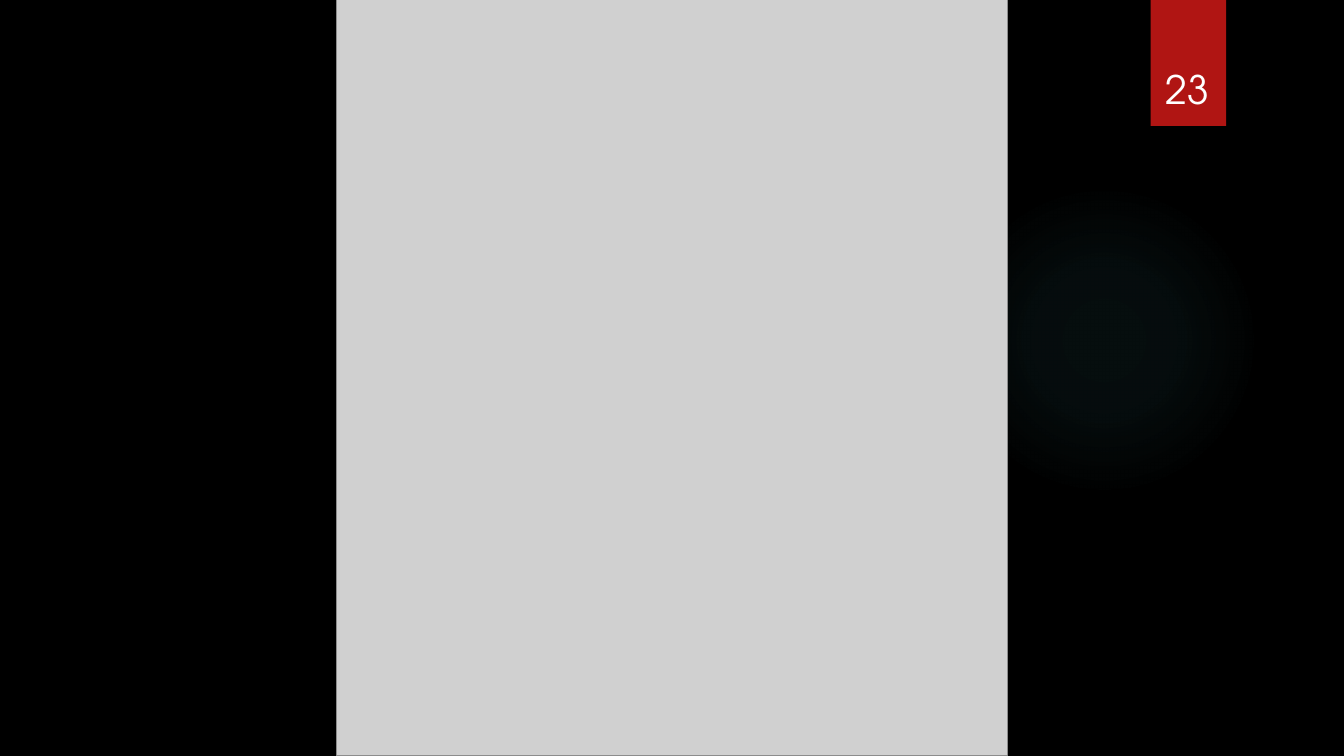
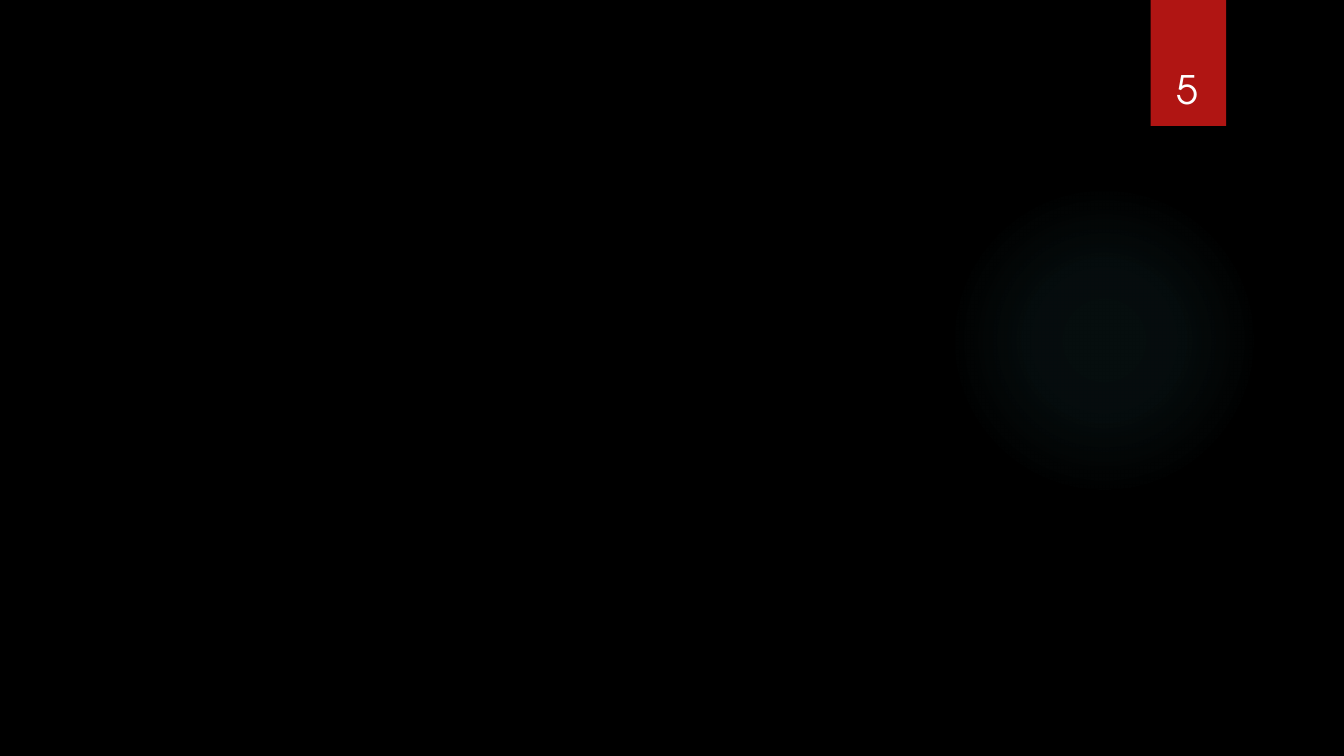
Before and after one commit to teamils/ILS_HR, a slide deck: slide 5 of project ILS-HR.pptx (slide 23 before the commit). Drawn at 1344x756 pixels with LibreOffice and Linux fonts; fonts in the diff are those of the drawing; grey boxes stand for pictures; background and template pictures are left out. Boxes give left, top, right and bottom in pixels: in the first picture for what was removed or moved away, otherwise in the second. Text is boxed around its words. In the diff, an @@ line names an element or a change of style, - is before the commit and + after.

```diff
--- a/project ILS-HR.pptx
+++ b/project ILS-HR.pptx
@@ picture removed at (x1=337, y1=0, x2=1007, y2=756) @@
@@ page number at (x1=1177, y1=75, x2=1199, y2=105): text changed @@
-23
+5
```
Also in this commit, not shown: 7 other slides changed, 2 slides removed, 22 other files.
